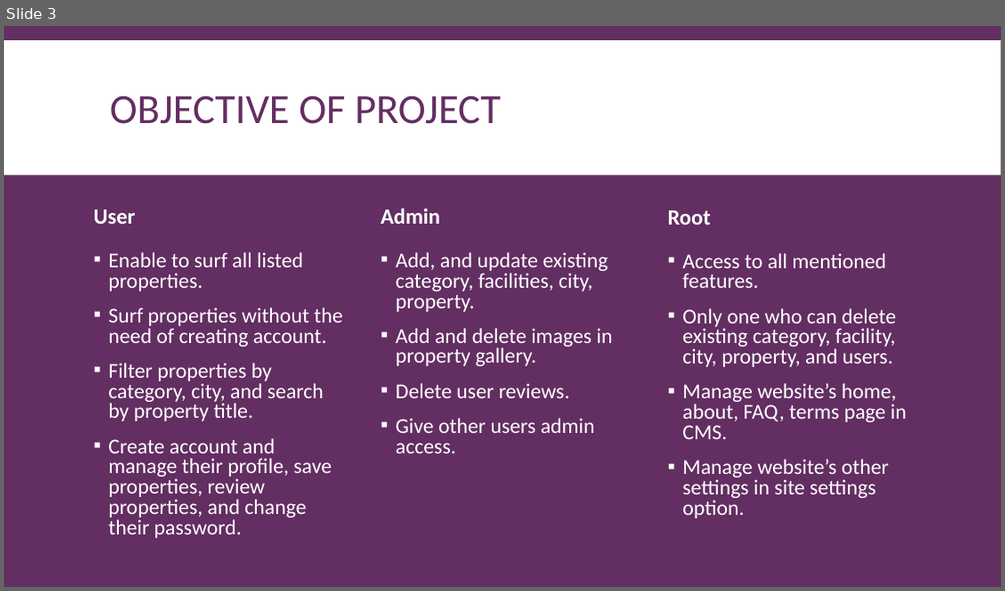
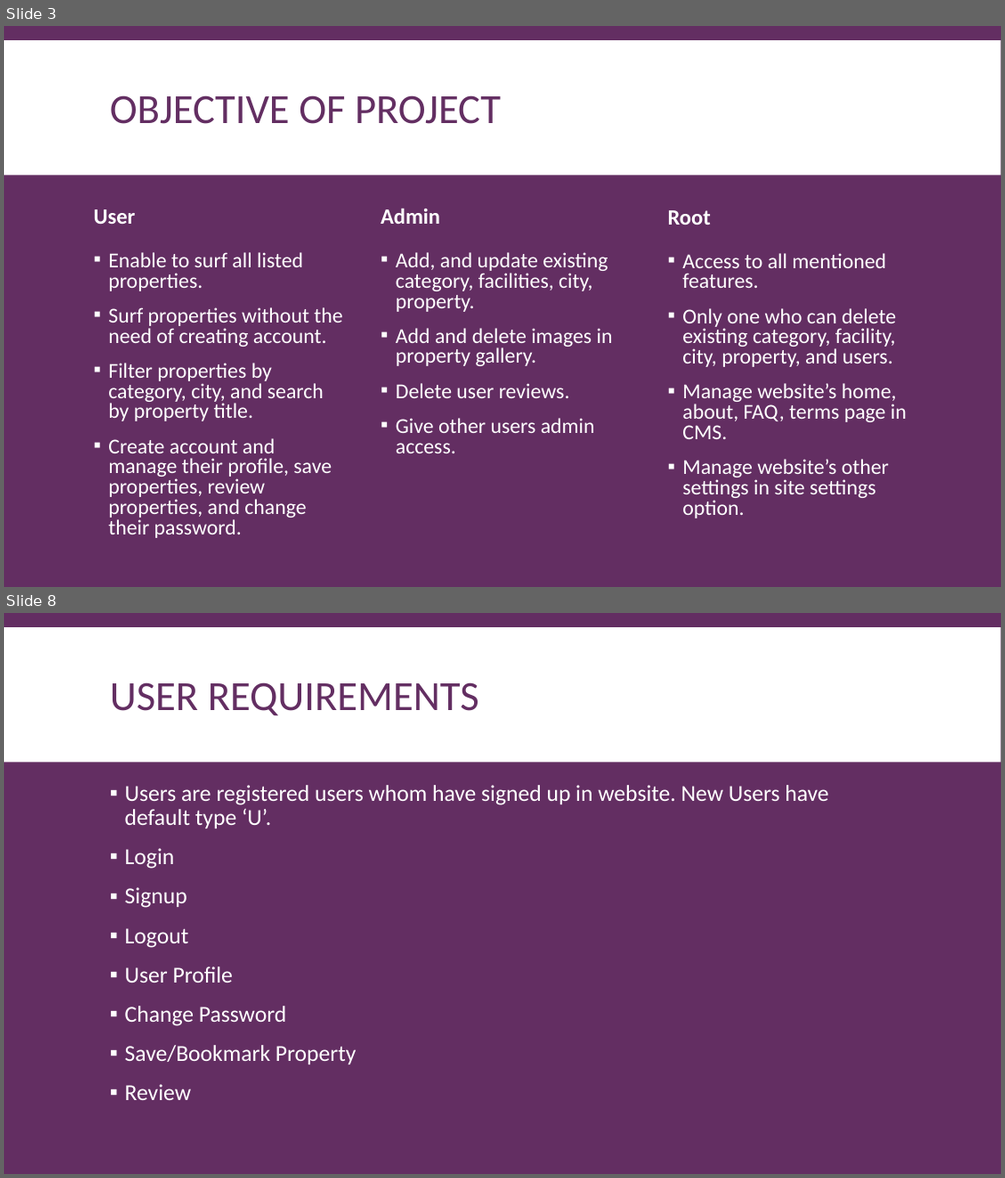
Before and after one commit to DannyGlade/Real_Estate_Site, a slide deck: Documentation/DocumentationPresentation.pptx. Shown one above the other, each under a label of ours: slide 3 before the commit, slides 3 and 8 after it; the slides between them are not shown. The pictures are 1005x591 and 1005x1178 pixels, drawn with LibreOffice and Linux fonts; fonts in the diff are those of the drawing. Boxes give left, top, right and bottom in pixels: in the first picture for what was removed or moved away, otherwise in the second. Text is boxed around its words. In the diff, an @@ line names an element or a change of style, - is before the commit and + after.

```diff
--- a/Documentation/DocumentationPresentation.pptx
+++ b/Documentation/DocumentationPresentation.pptx
@@ slide 8 added at (4, 613, 1001, 1174), background #632E62; not listed: 1 template element that a slide beside it also shows @@
@@ title added at (110, 682, 479, 715), 40 pt, text #632E62 @@
+USER REQUIREMENTS
@@ text added at (125, 785, 828, 1100), 22 pt, text #FFFFFF @@
+▪ Users are registered users whom have signed up in website. New Users have default type ‘U’.
+▪ Login
+▪ Signup
+▪ Logout
+▪ User Profile
+▪ Change Password
+▪ Save/Bookmark Property
+▪ Review
```
Also in this commit, not shown: 1 slide changed, 6 other slides added, 2 other files.
